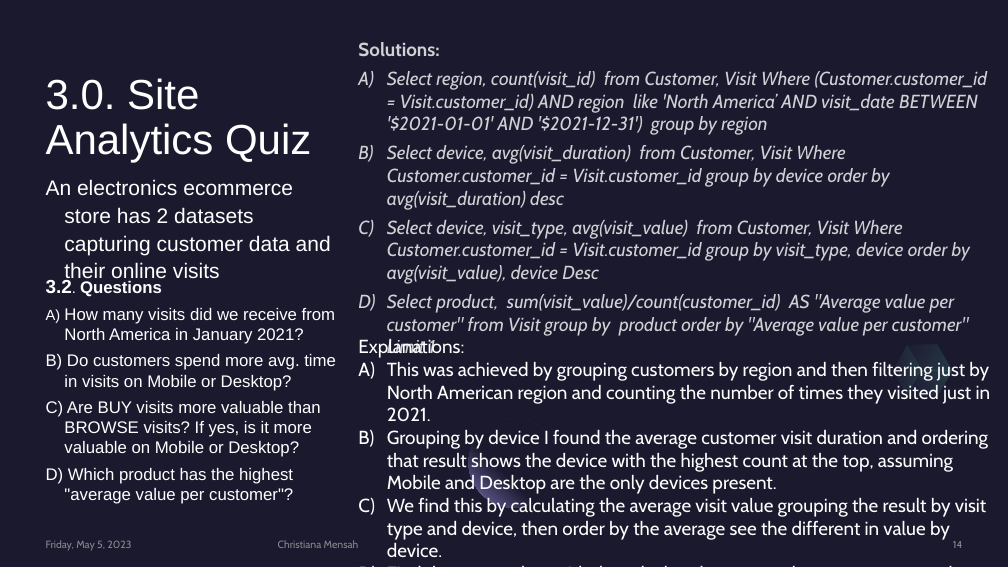
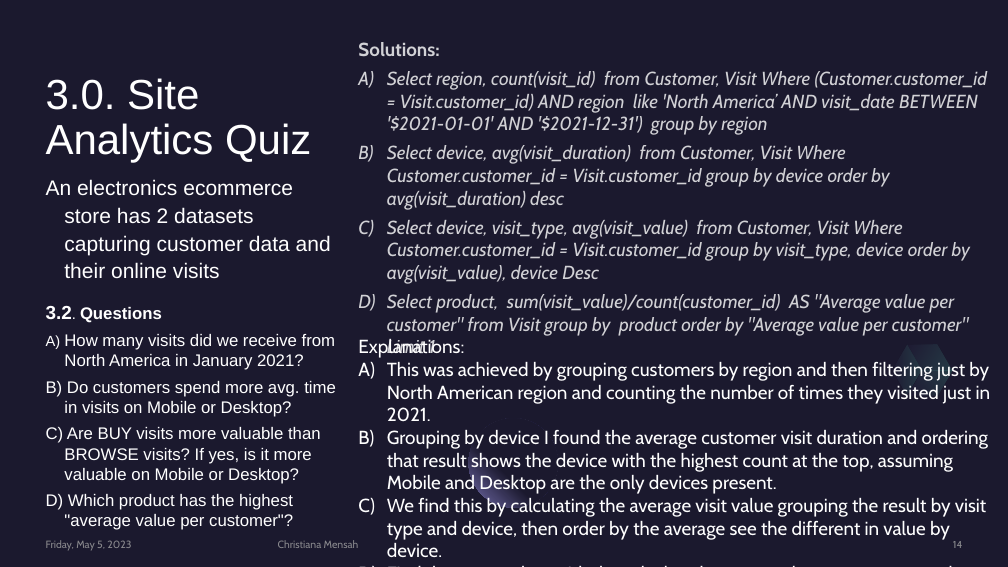
Before and after one commit to cmensah11/ForcastingCase, a slide deck: slide 14 of Forecast Analysis and SQL Queries.pptx. Drawn at 1008x567 pixels with LibreOffice and Linux fonts; fonts in the diff are those of the drawing. Boxes give left, top, right and bottom in pixels: in the first picture for what was removed or moved away, otherwise in the second. Text is boxed around its words. In the diff, an @@ line names an element or a change of style, - is before the commit and + after.

```diff
--- a/Forecast Analysis and SQL Queries.pptx
+++ b/Forecast Analysis and SQL Queries.pptx
@@ text "3.2. Questions" rewrapped from (x1=46, y1=280, x2=336, y2=504) to (x1=46, y1=334, x2=336, y2=530) @@
```
Also in this commit, not shown: 4 other slides changed, 1 other file.
